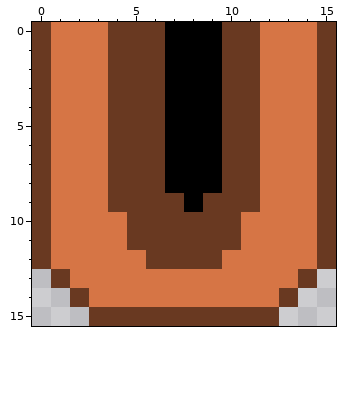
One commit to this pixel-art file: rail_start_2.aseprite. The picture above was drawn from the file before the commit.
16x16 pixels, 1 frame.
New version:
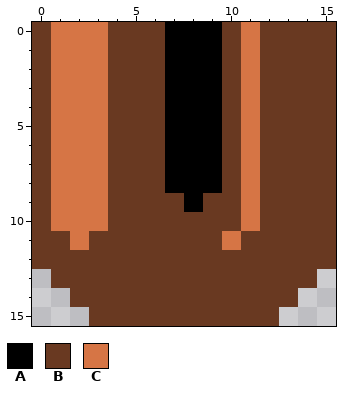
Palette (. is transparent): A #000000  B #693921  C #d67545
Edits made:
The edit turns colour C into colour B in rows 0 to 9 at x 12 to 14; in row 10 at x 4 and 12 to 14; in row 11 at x 1, 3 to 4 and 11 to 14; in row 12 at x 1 to 5 and 10 to 14; in row 13 at x 2 to 13; in row 14 at x 3 to 12.
The edit turns colour B into colour C in rows 0 to 9 at x 11; in row 11 at x 10.
